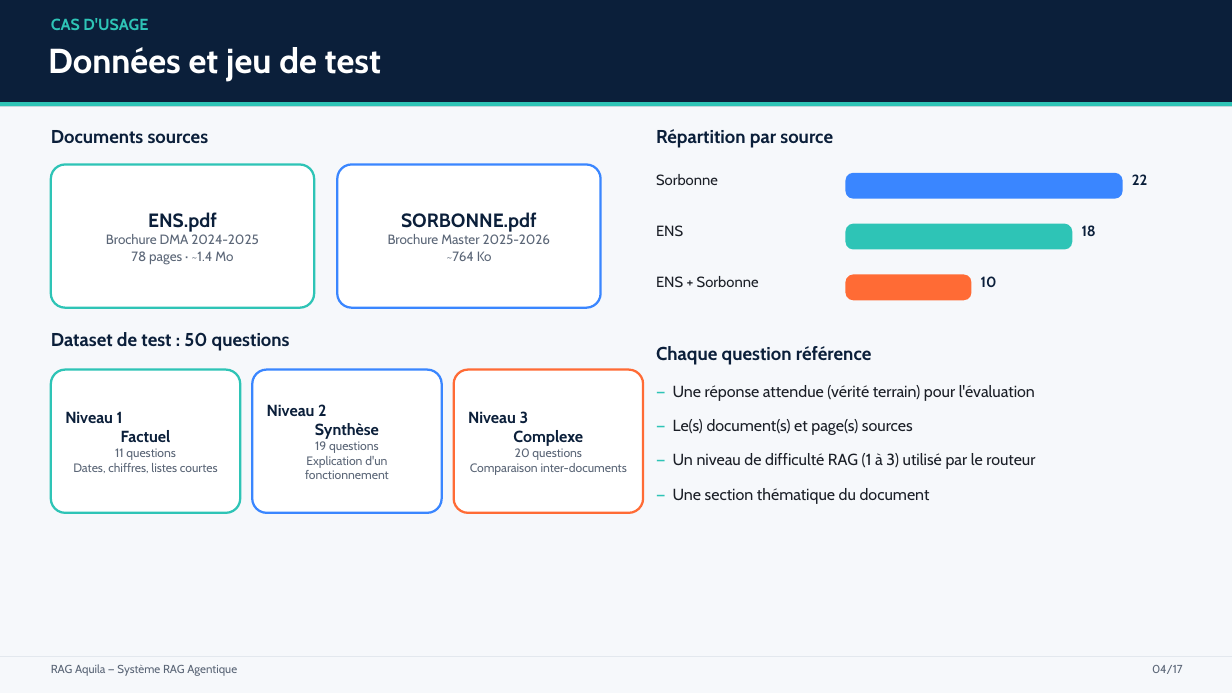
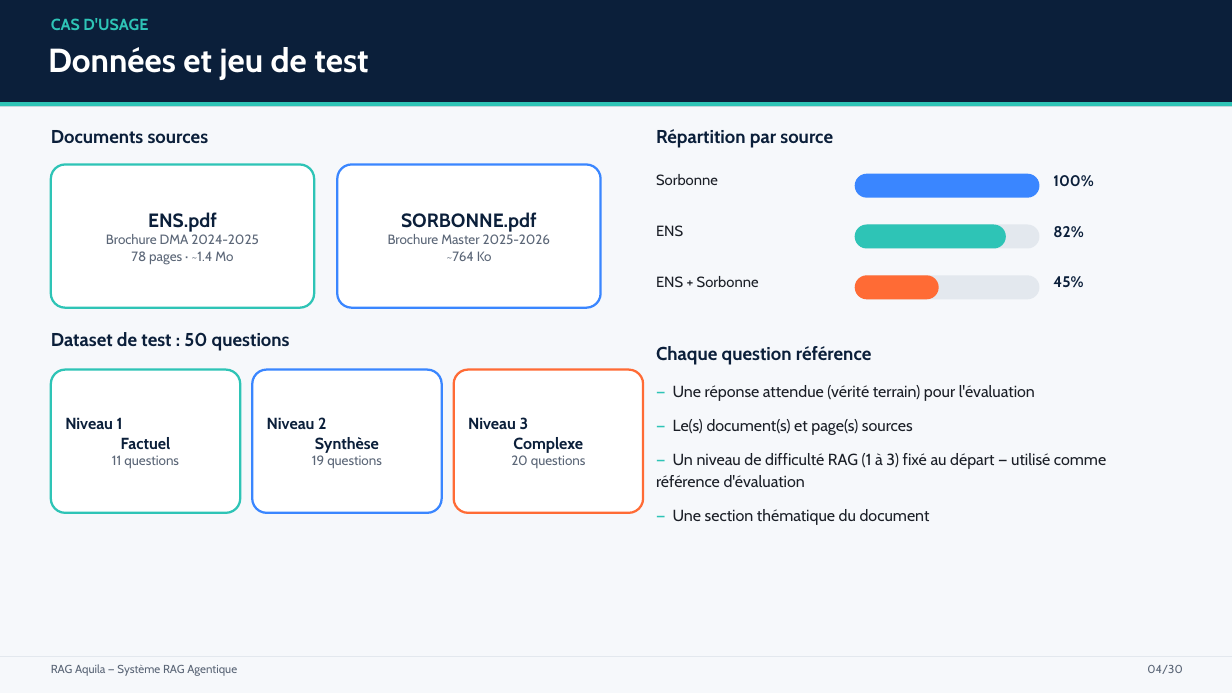
Before and after one commit to paulhenriduranton-collab/RAG_Aquila, a slide deck: slide 4 of Presentation_RAG_Aquila.pptx. Drawn at 1232x693 pixels with LibreOffice and Linux fonts; fonts in the diff are those of the drawing. Boxes give left, top, right and bottom in pixels: in the first picture for what was removed or moved away, otherwise in the second. Text is boxed around its words. In the diff, an @@ line names an element or a change of style, - is before the commit and + after.

```diff
--- a/Presentation_RAG_Aquila.pptx
+++ b/Presentation_RAG_Aquila.pptx
@@ text "Données et jeu de test" at (48, 47, 368, 80): size 27 to 26 pt @@
@@ proportions changed in 3 elements at (855, 275, 939, 299), (855, 225, 1006, 249), (855, 174, 1040, 198) @@
@@ rounded rectangle: place and size @@
-rounded rectangle at (846, 173, 1123, 199)
+rounded rectangle at (855, 174, 1040, 198)
@@ text added at (1053, 175, 1093, 187), 12 pt, text #0B1F3A, bold @@
+100%
@@ text removed at (1132, 174, 1148, 185) @@
-22
@@ rounded rectangle: place and size @@
-rounded rectangle at (846, 224, 1072, 250)
+rounded rectangle at (855, 225, 1006, 249)
@@ rounded rectangle added at (855, 225, 1040, 249), fill #E3E8EE @@
@@ text added at (1053, 226, 1083, 238), 12 pt, text #0B1F3A, bold @@
+82%
@@ text removed at (1082, 225, 1096, 236) @@
-18
@@ rounded rectangle: place and size @@
-rounded rectangle at (846, 274, 971, 300)
+rounded rectangle at (855, 275, 939, 299)
@@ rounded rectangle added at (855, 275, 1040, 299), fill #E3E8EE @@
@@ text removed at (981, 276, 997, 287) @@
-10
@@ text added at (1053, 276, 1083, 288), 12 pt, text #0B1F3A, bold @@
+45%
@@ text in rounded rectangle at (112, 455, 179, 468): text changed; size 9.5 to 10.5 pt @@
-11 questions
-Dates, chiffres, listes courtes
+11 questions
@@ text in rounded rectangle at (312, 455, 382, 468): text changed; size 9.5 to 10.5 pt @@
-19 questions
-Explication d'un fonctionnement
+19 questions
@@ text in rounded rectangle at (511, 455, 586, 468): text changed; size 9.5 to 10.5 pt @@
-20 questions
-Comparaison inter-documents
+20 questions
@@ text at (656, 453, 1106, 487): text changed @@
-— Un niveau de difficulté RAG (1 à 3) utilisé par le routeur
+— Un niveau de difficulté RAG (1 à 3) fixé au départ — utilisé comme référence d'évaluation
@@ text at (1147, 665, 1182, 674): text changed @@
-04/17
+04/30
```
Also in this commit, not shown: 13 other slides changed, 16 slides added, 3 slides removed, 1 other file.
